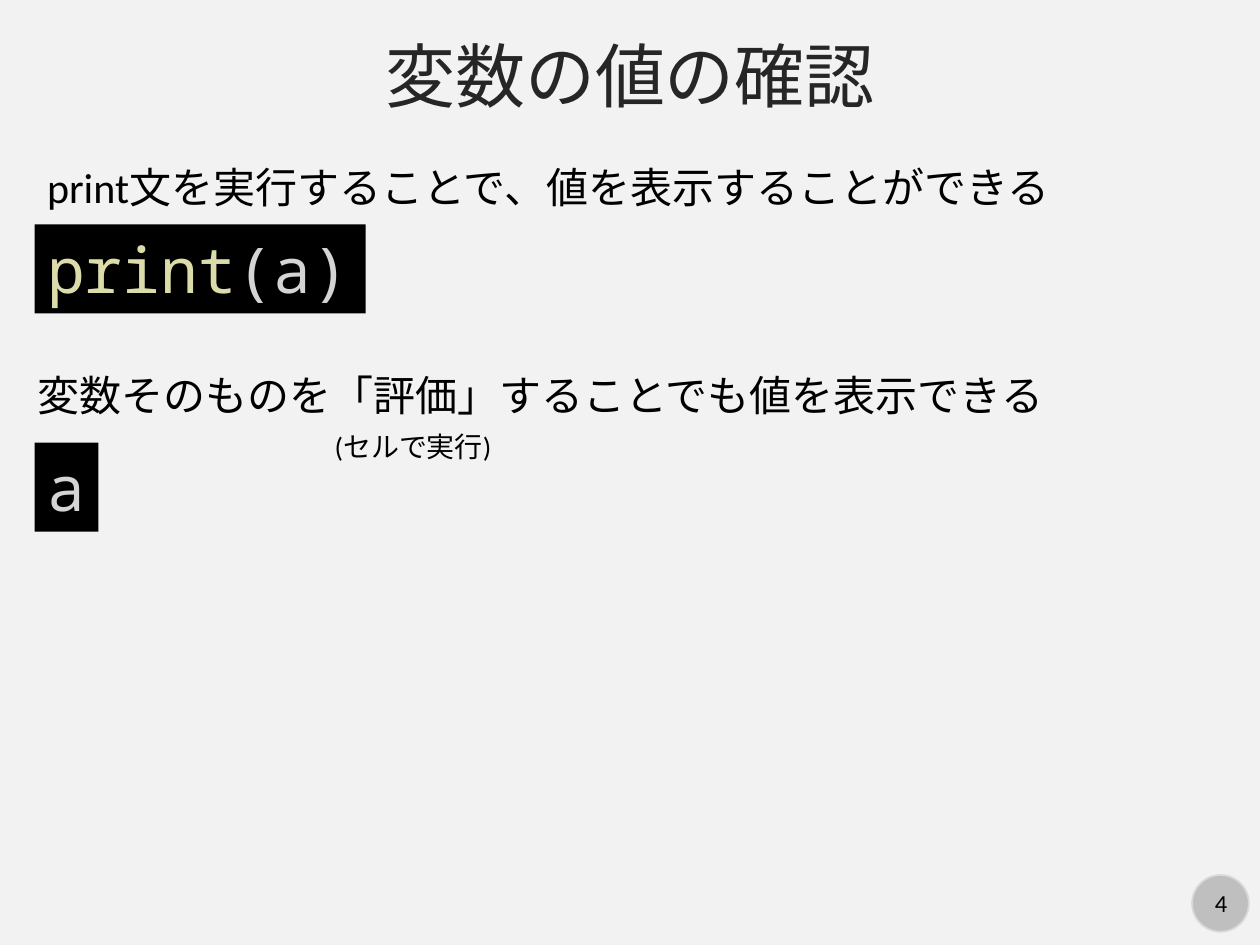
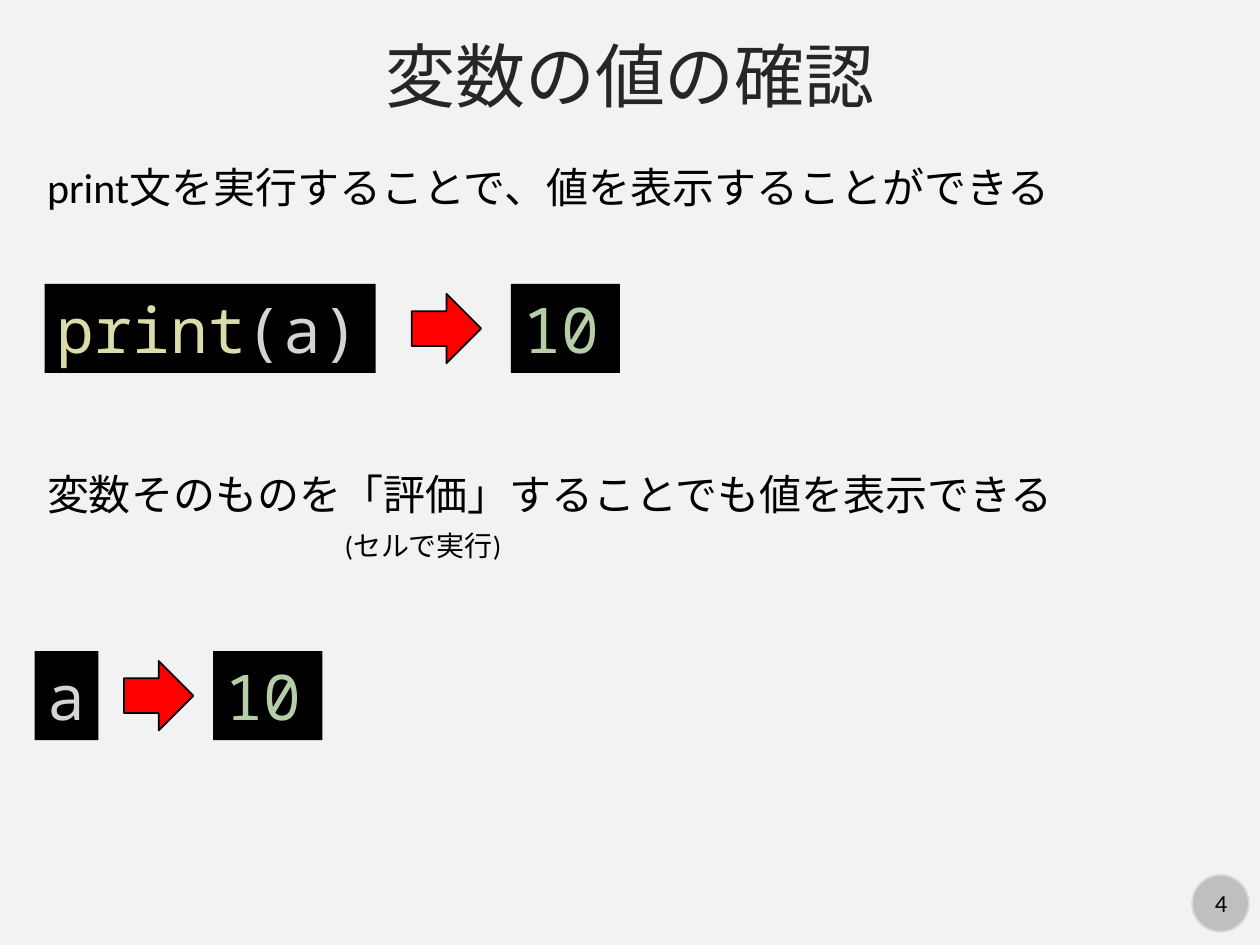
Before and after one commit to kaityo256/python_zero, a slide deck: slide 4 of basic/fig/slide.pptx. Drawn at 1260x945 pixels with LibreOffice and Linux fonts; fonts in the diff are those of the drawing. Boxes give left, top, right and bottom in pixels: in the first picture for what was removed or moved away, otherwise in the second. Text is boxed around its words. In the diff, an @@ line names an element or a change of style, - is before the commit and + after.

```diff
--- a/basic/fig/slide.pptx
+++ b/basic/fig/slide.pptx
@@ rectangle "print(a)": place and size @@
-rectangle "print(a)" at (35, 224, 367, 314)
+rectangle "print(a)" at (44, 284, 375, 373)
@@ right arrow added at (412, 294, 481, 363), fill #FF0000, outline #000000 1 pt @@
@@ rectangle added at (512, 284, 621, 373), fill #000000, 36 pt, text #B5CEA8 @@
+10
@@ text "変数そのものを「評価」することでも値を表示できる": place and size @@
-text "変数そのものを「評価」することでも値を表示できる" at (37, 375, 1043, 415)
+text "変数そのものを「評価」することでも値を表示できる" at (47, 474, 1053, 514)
@@ text "(セルで実行)": place and size @@
-text "(セルで実行)" at (335, 433, 492, 461)
+text "(セルで実行)" at (345, 533, 502, 560)
@@ rectangle "a": place and size @@
-rectangle "a" at (35, 442, 100, 532)
+rectangle "a" at (35, 651, 100, 741)
@@ rectangle added at (213, 651, 323, 741), fill #000000, 36 pt, text #B5CEA8 @@
+10
@@ right arrow added at (123, 662, 193, 731), fill #FF0000, outline #000000 1 pt @@
```
Also in this commit, not shown: 2 other slides changed, 8 slides added.
